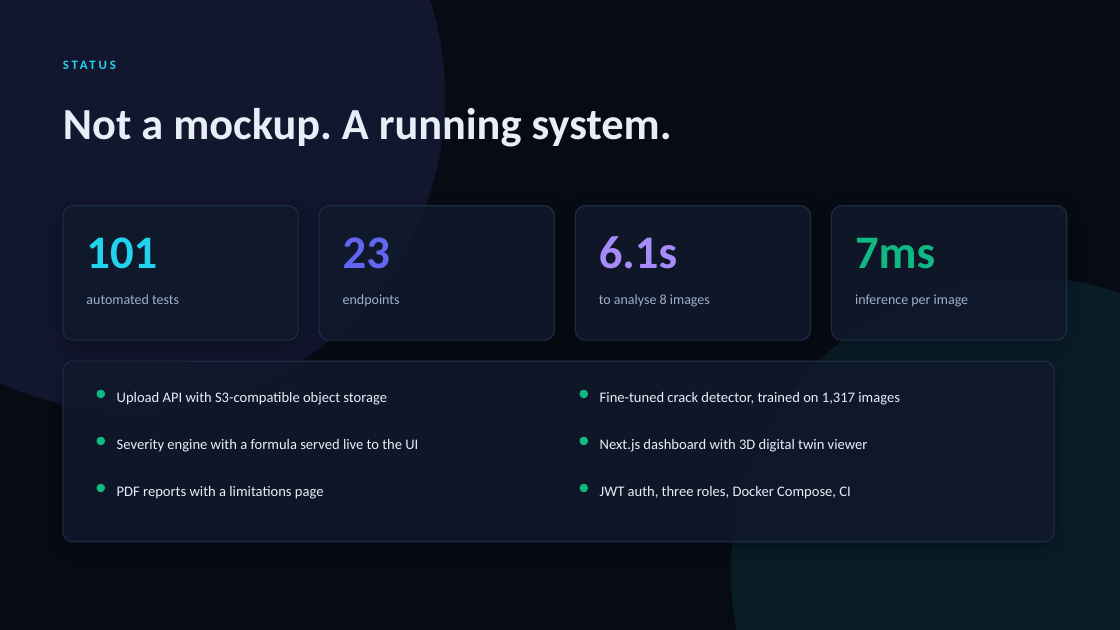
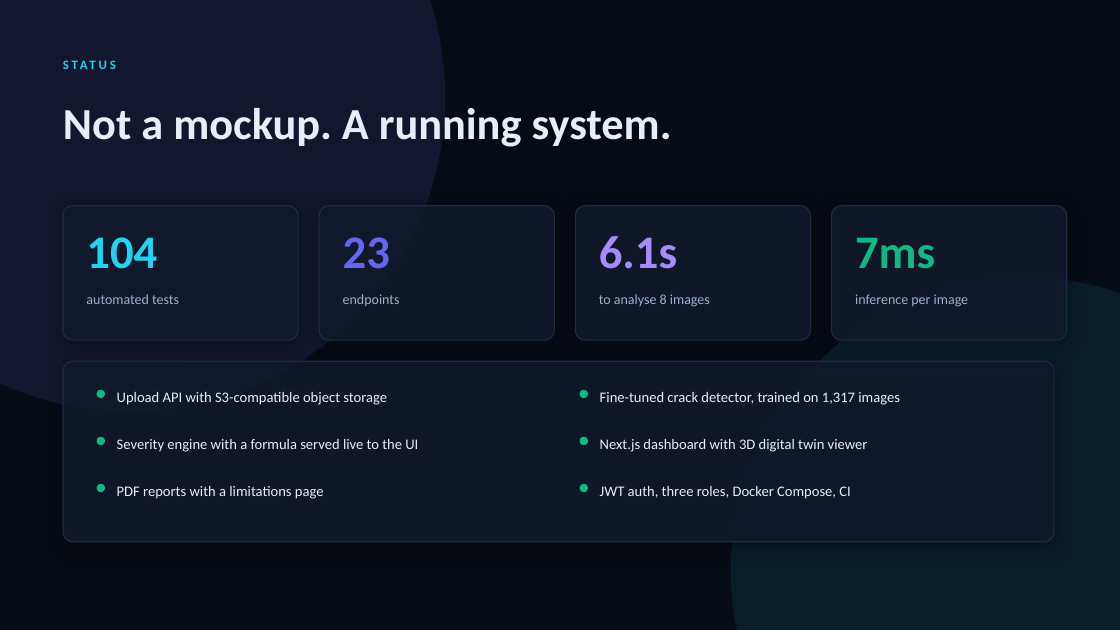
Before and after one commit to drhafiz-ayaan/twinverse-inspect-ai, a slide deck: slide 4 of deliverables/TwinVerse_Inspect_AI_Pitch.pptx. Drawn at 1120x630 pixels with LibreOffice and Linux fonts; fonts in the diff are those of the drawing. Boxes give left, top, right and bottom in pixels: in the first picture for what was removed or moved away, otherwise in the second. Text is boxed around its words. In the diff, an @@ line names an element or a change of style, - is before the commit and + after.

```diff
--- a/deliverables/TwinVerse_Inspect_AI_Pitch.pptx
+++ b/deliverables/TwinVerse_Inspect_AI_Pitch.pptx
@@ text at [86, 237, 157, 269]: text changed @@
-101
+104
```
Also in this commit, not shown: 3 other slides changed, 1 slide added, 4 other files.
